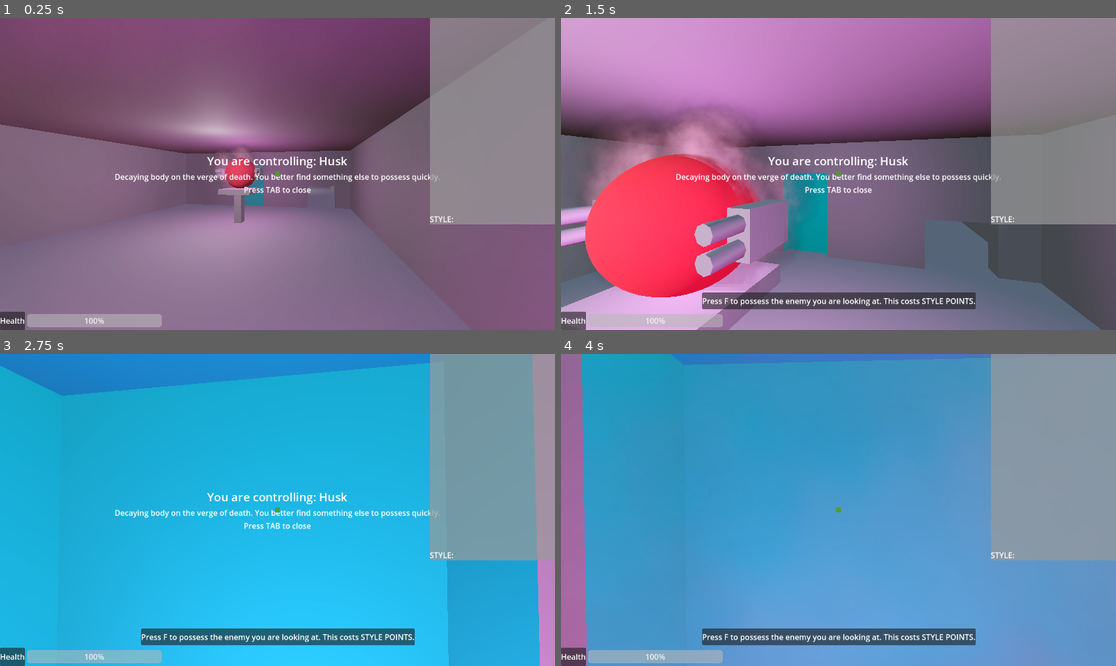
Above: before the commit, frames 1-4 (two rows, left to right).
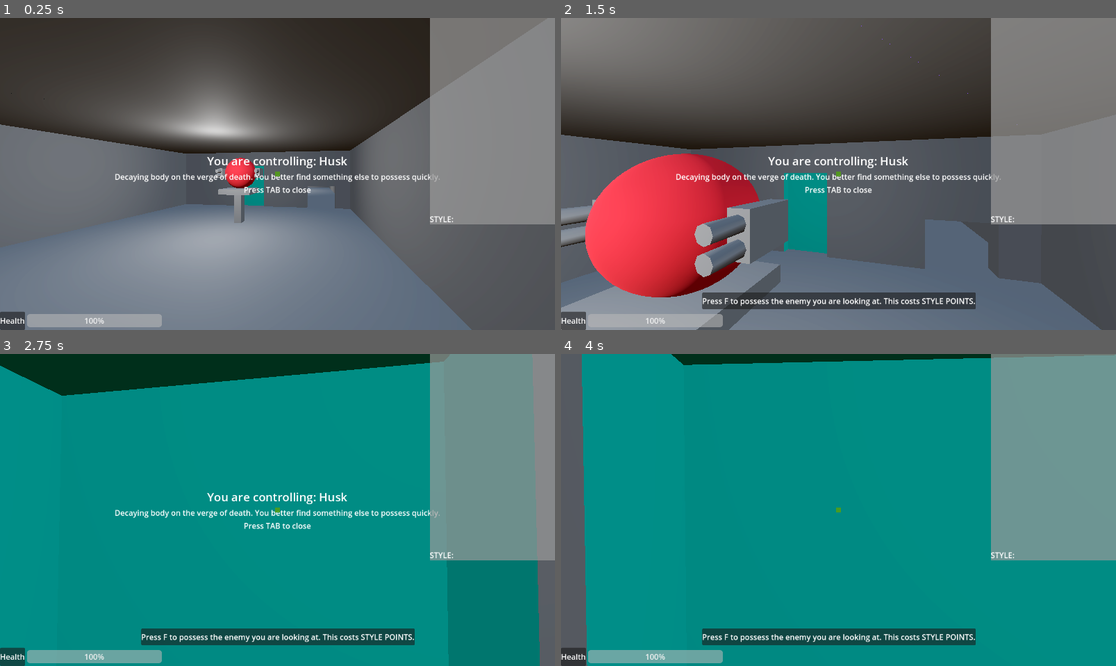
Above: after the commit, the same moments.

Repository: city-high-rider/soulswap
Game: Godot game, scene res://test_level.tscn
The game is run twice, just before and just after one commit, with the same random seed, the same clock (stepped at 60 frames per second) and the same inputs. Sound files missing from this copy of the repository are replaced by a short silence.
Inputs (mouse positions are in pixels of both pictures, inside the frame that each line leads up to):
- Up to frame 1 (0.25 s): no input
- Up to frame 2 (1.5 s): move the mouse to (866, 174) at 0.52 s; hold W (forward) from 0.53 s (still down); tap F (possess) at 0.6 s; tap Space (jump) at 0.77 s; move the mouse to (810, 174) at 1.27 s; click (810, 174) at 1.35 s
- Up to frame 3 (2.75 s): keep holding W (forward); tap Space (jump) at 1.52 s; tap F (possess) at 2 s; move the mouse to (288, 503) at 2.02 s; hold Right mouse button (secondary_action) from 2.03 s (still down)
- Up to frame 4 (4 s): keep holding W (forward); tap F (possess) at 2.75, 3.5 s; move the mouse to (832, 516) at 2.77 s; release Right mouse button (secondary_action) at 2.78 s; tap Shift (shift) at 2.85 s; tap Space (jump) at 3.02, 3.77 s; move the mouse to (877, 513) at 3.52 s; tap Tab (toggle_info) at 3.6 s

The runs differ from the first frame. In frame 1, 50% of the frame differs, in the area x 0-100%, y 0-100%; in frame 2, 60%; in frame 3, 93%; in frame 4, 98%.

Commit message:
connect death signal to state machine

Diff:
--- a/shells/roller_shell.tscn
+++ b/shells/roller_shell.tscn
@@ -49,3 +49,5 @@
 
 [node name="Down" type="Node" parent="BodyStateMachine" index="2"]
 script = ExtResource("5_vloiw")
+
+[connection signal="died" from="HealthComponent" to="BodyStateMachine" method="_on_health_component_died"]
--- a/shells/shell.tscn
+++ b/shells/shell.tscn
@@ -10,7 +10,6 @@
 [ext_resource type="PackedScene" uid="uid://clsubmog0dnfk" path="res://components/UI/body_information.tscn" id="6_o76qo"]
 [ext_resource type="PackedScene" uid="uid://s4xxvp4y718y" path="res://components/player_head.tscn" id="7_bqgx2"]
 [ext_resource type="Script" path="res://components/BuffManager.gd" id="10_desn1"]
-[ext_resource type="PackedScene" uid="uid://12nx2ry7mukj" path="res://components/buffs/glow.tscn" id="11_3txyo"]
 
 [node name="Shell" type="CharacterBody3D" node_paths=PackedStringArray("head", "ghost_mount")]
 collision_layer = 4
@@ -81,8 +80,6 @@
 script = ExtResource("10_desn1")
 health_components = [NodePath("../HealthComponent")]
 
-[node name="glow" parent="BuffManager" instance=ExtResource("11_3txyo")]
-
 [connection signal="died" from="." to="BuffManager" method="_on_shell_died"]
 [connection signal="died" from="HealthComponent" to="." method="_on_health_component_died"]
 [connection signal="died" from="HealthComponent" to="GhostMount" method="_on_health_component_died"]
Not shown: 1 places in shells/shell.tscn that only renumber resources
